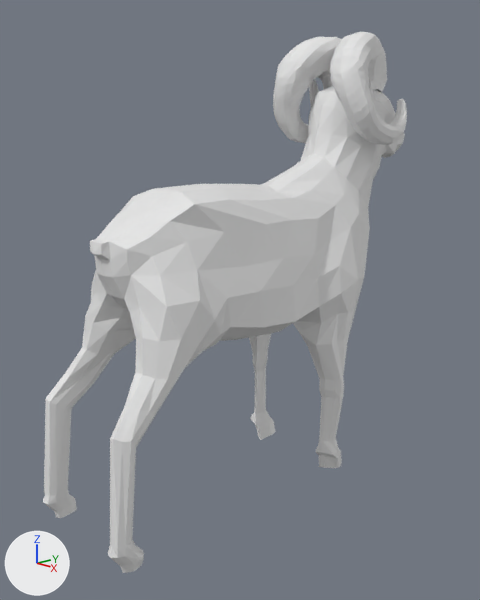
A saved change to the Blender file 3d/bighorn sheep/bighorn.blend.
Camera for both pictures: a 50 mm lens placed at (4.5, -4.49, 3.62), pointed at (-0.06, -0.19, 1.99). The axes (+X, +Y, +Z) are drawn at lower left. The lights are the same throughout.
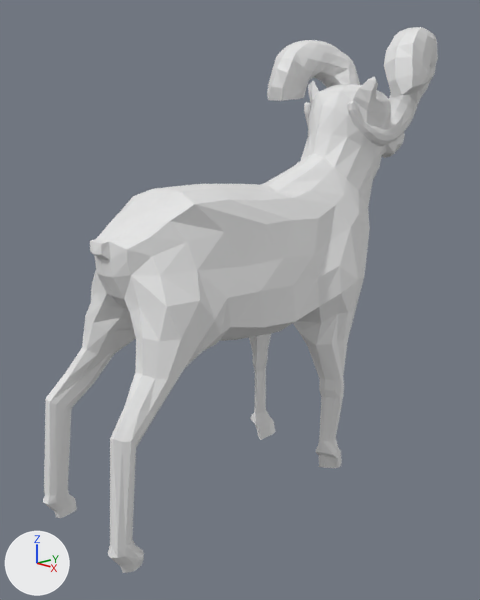
Changed parts and their boxes (x1, y1, x2, y2) in the pictures (480 x 600 px):
'Plane.001', reshaped, turned, rescaled: before (273, 31, 407, 145); after (267, 27, 438, 146)

Diff of the bpy script that builds the scene:
```diff
--- a/3d/bighorn sheep/bighorn.blend.py
+++ b/3d/bighorn sheep/bighorn.blend.py
@@ me_plane_001 @@
 # used by ob_plane_001; location = (0.0, 1.29, 4.12); rotation_euler = (0.0, 1.571, 0.0), in degrees (0, 90, 0); scale = (0.135, 0.135, 0.135)
-me_plane_001.from_pydata(...)  # 326 vertices, 282 faces; spans x -2.91..5.04, y -4.69..2.79, z 0.13..4.65
+me_plane_001.from_pydata(...)  # 326 vertices, 282 faces; spans x -2.96..5.28, y -4.78..2.81, z 1.55..6.87
+# me_plane_001 part 1: 326 of 326 vertices moved; they spanned x -2.91..5.04, y -4.69..2.79, z 0.13..4.65 and now span x -2.96..5.28, y -4.78..2.81, z 1.55..6.87; mean shift (0.0, -0.06, 0.74); largest move (0.75, 2.02, 0.16) -> (0.95, 2.08, 6.87)
@@ ob_plane_001 @@
 ob_plane_001.location = (0.0, 1.29, 4.12)
-ob_plane_001.rotation_euler = (0.0, 1.571, 0.0)  # degrees (0, 90, 0)
-ob_plane_001.scale = (0.135, 0.135, 0.135)
+ob_plane_001.rotation_euler = (1.571, -1.456, -1.571)  # degrees (90, -83, -90)
+ob_plane_001.scale = (-0.135, -0.135, 0.135)
 _m = ob_plane_001.modifiers.new('Mirror', 'MIRROR')
```
